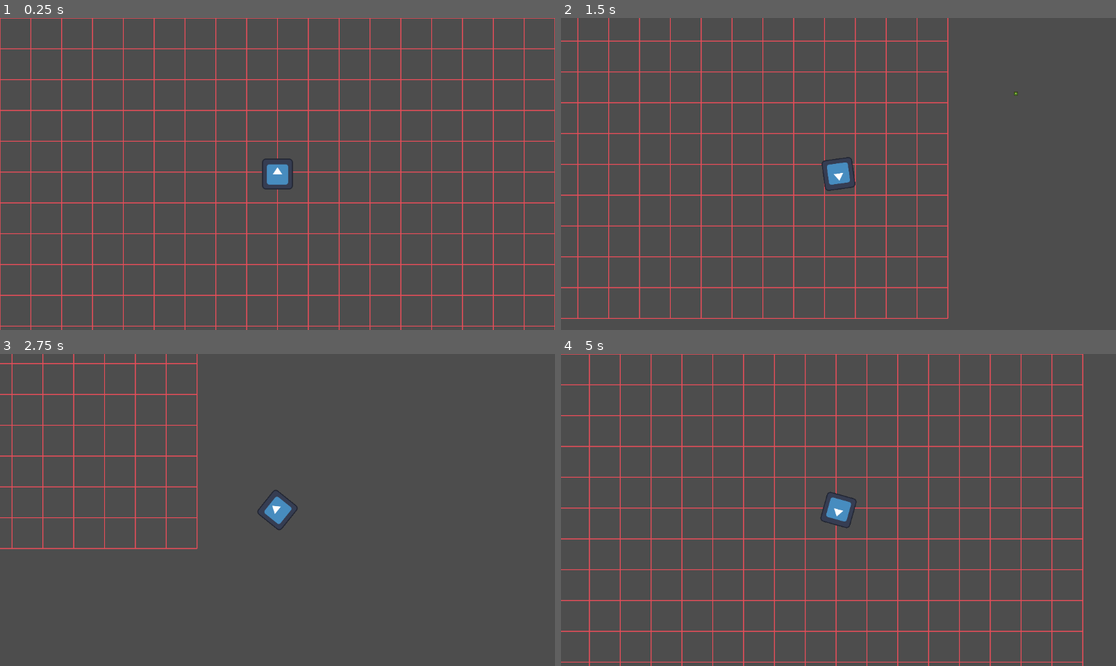
Above: before the commit, frames 1-4 (two rows, left to right).
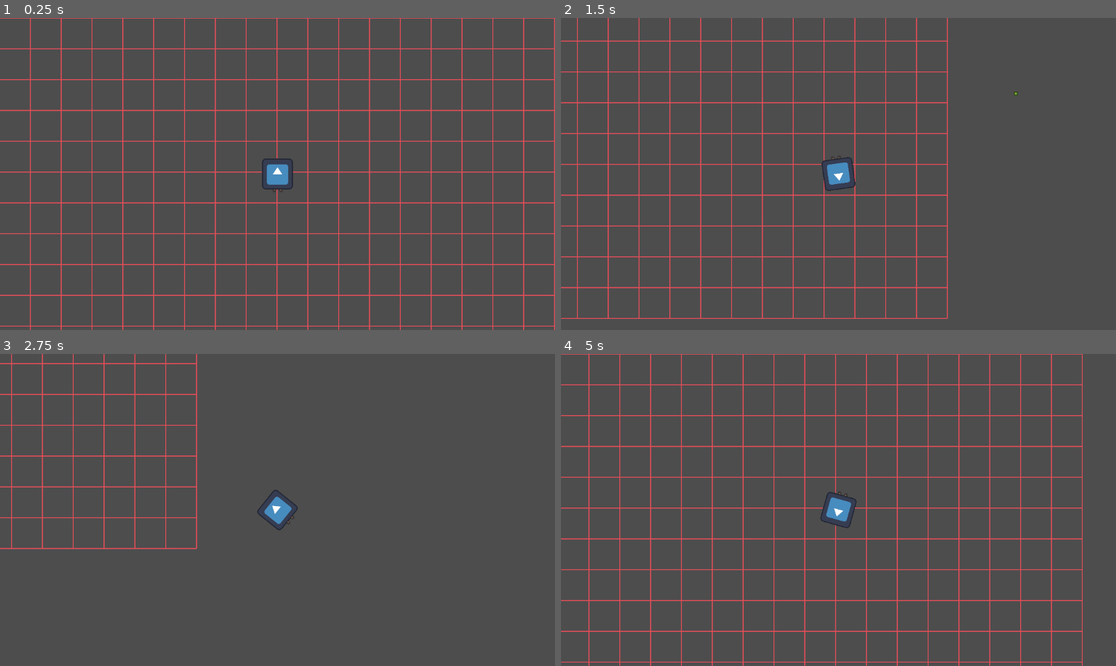
Above: after the commit, the same moments.

Repository: haochl5/legions-expedition-godot
Game: Godot game, scene res://scenes/World.tscn
The game is run twice, just before and just after one commit, with the same random seed, the same clock (stepped at 60 frames per second) and the same inputs. The engine's default icon, where the game draws it, is replaced by a stand-in: a white triangle on a blue panel in a dark square.
Inputs (mouse positions are in pixels of both pictures, inside the frame that each line leads up to):
- Up to frame 1 (0.25 s): no input
- Up to frame 2 (1.5 s): tap Enter at 0.5 s; move the mouse to (960, 158) at 0.52 s; hold D (move_right) 0.53-1.28 s; tap Space (dash) at 0.6, 1.35 s; click (960, 158) at 0.67 s; move the mouse to (727, 189) at 1.27 s; hold S (move_down) from 1.28 s (still down)
- Up to frame 3 (2.75 s): move the mouse to (333, 441) at 2.02 s; release S (move_down) at 2.03 s; hold D (move_right) from 2.03 s (still down); tap Space (dash) at 2.1 s
- Up to frame 4 (5 s): move the mouse to (810, 572) at 2.77 s; release D (move_right) at 2.78 s; hold W (move_up) 2.78-3.53 s; tap Space (dash) at 2.85, 3.6, 4.35 s; click (810, 572) at 2.92 s; move the mouse to (1005, 556) at 3.52 s; hold A (move_left) from 3.53 s (still down); move the mouse to (672, 463) at 4.27 s

The runs differ from the first frame. In frame 1, 5.1% of the frame differs, in the area x 0-100%, y 0-100%; in frame 2, 3.5%; in frame 3, 1.3%; in frame 4, 4.8%.

Commit message:
AnimatedSprite2D added to Commander node

Diff:
--- a/project.godot
+++ b/project.godot
@@ -8,11 +8,15 @@
 
 config_version=5
 
+[animation]
+
+compatibility/default_parent_skeleton_in_mesh_instance_3d=true
+
 [application]
 
 config/name="Legions Expedition"
 run/main_scene="uid://hkvtnoedc113"
-config/features=PackedStringArray("4.5", "Forward Plus")
+config/features=PackedStringArray("4.6", "Forward Plus")
 config/icon="res://icon.svg"
 
 [autoload]
--- a/scenes/Commander.tscn
+++ b/scenes/Commander.tscn
@@ -1,20 +1,82 @@
-[gd_scene load_steps=4 format=3 uid="uid://c4hnjbti1u5md"]
+[gd_scene format=3 uid="uid://c4hnjbti1u5md"]
 
 [ext_resource type="Script" uid="uid://dbxm3x0u6vblc" path="res://scripts/Commander.gd" id="1_8r5yp"]
 [ext_resource type="Texture2D" uid="uid://ysf15n2ryn0y" path="res://icon.svg" id="2_4iiit"]
+[ext_resource type="Texture2D" uid="uid://dbw3fdr1dxa8n" path="res://assets/character/temp_sprite_character.png" id="2_eunaa"]
+
+[sub_resource type="AtlasTexture" id="AtlasTexture_u2daa"]
+atlas = ExtResource("2_eunaa")
+region = Rect2(0, 0, 64, 97)
+
+[sub_resource type="AtlasTexture" id="AtlasTexture_tqcja"]
+atlas = ExtResource("2_eunaa")
+region = Rect2(64, 0, 64, 97)
+
+[sub_resource type="AtlasTexture" id="AtlasTexture_2oagx"]
+atlas = ExtResource("2_eunaa")
+region = Rect2(0, 0, 64, 97)
+
+[sub_resource type="AtlasTexture" id="AtlasTexture_dos7x"]
+atlas = ExtResource("2_eunaa")
+region = Rect2(64, 0, 64, 97)
+
+[sub_resource type="AtlasTexture" id="AtlasTexture_d4t5a"]
+atlas = ExtResource("2_eunaa")
+region = Rect2(128, 0, 64, 97)
+
+[sub_resource type="AtlasTexture" id="AtlasTexture_xyrno"]
+atlas = ExtResource("2_eunaa")
+region = Rect2(192, 0, 64, 97)
+
+[sub_resource type="AtlasTexture" id="AtlasTexture_5qlpd"]
+atlas = ExtResource("2_eunaa")
+region = Rect2(256, 0, 64, 97)
+
+[sub_resource type="SpriteFrames" id="SpriteFrames_svqad"]
+animations = [{
+"frames": [{
+"duration": 1.0,
+"texture": SubResource("AtlasTexture_u2daa")
+}, {
+"duration": 1.0,
+"texture": SubResource("AtlasTexture_tqcja")
+}, {
+"duration": 1.0,
+"texture": SubResource("AtlasTexture_2oagx")
+}, {
+"duration": 1.0,
+"texture": SubResource("AtlasTexture_dos7x")
+}, {
+"duration": 1.0,
+"texture": SubResource("AtlasTexture_d4t5a")
+}, {
+"duration": 1.0,
+"texture": SubResource("AtlasTexture_xyrno")
+}, {
+"duration": 1.0,
+"texture": SubResource("AtlasTexture_5qlpd")
+}],
+"loop": true,
+"name": &"walk",
+"speed": 5.0
+}]
 
 [sub_resource type="CircleShape2D" id="CircleShape2D_fn4fg"]
 radius = 32.0
 
-[node name="Commander" type="CharacterBody2D" groups=["commander"]]
+[node name="Commander" type="CharacterBody2D" unique_id=815952333 groups=["commander"]]
 script = ExtResource("1_8r5yp")
 
-[node name="Sprite2D" type="Sprite2D" parent="."]
+[node name="AnimatedSprite2D" type="AnimatedSprite2D" parent="." unique_id=79082649]
+sprite_frames = SubResource("SpriteFrames_svqad")
+animation = &"walk"
+
+[node name="Sprite2D" type="Sprite2D" parent="." unique_id=1414699508]
 scale = Vector2(0.5, 0.5)
 texture = ExtResource("2_4iiit")
 
-[node name="CollisionShape2D" type="CollisionShape2D" parent="."]
+[node name="CollisionShape2D" type="CollisionShape2D" parent="." unique_id=1954179265]
 position = Vector2(2, -2)
 shape = SubResource("CircleShape2D_fn4fg")
 
-[node name="Camera2D" type="Camera2D" parent="."]
+[node name="Camera2D" type="Camera2D" parent="." unique_id=1024458230]
--- a/scenes/World.tscn
+++ b/scenes/World.tscn
@@ -1,12 +1,12 @@
-[gd_scene load_steps=3 format=3 uid="uid://hkvtnoedc113"]
+[gd_scene format=3 uid="uid://hkvtnoedc113"]
 
 [ext_resource type="PackedScene" uid="uid://c4hnjbti1u5md" path="res://scenes/Commander.tscn" id="2_7g83o"]
 [ext_resource type="Script" uid="uid://dblgcfbmsn2rj" path="res://scripts/GridBackground.gd" id="2_32lhk"]
 
-[node name="World" type="Node2D"]
+[node name="World" type="Node2D" unique_id=1975466494]
 
-[node name="GridBackground" type="Node2D" parent="."]
+[node name="GridBackground" type="Node2D" parent="." unique_id=1980680501]
 script = ExtResource("2_32lhk")
 
-[node name="Commander" parent="." instance=ExtResource("2_7g83o")]
-position = Vector2(576, 324)
+[node name="Commander" parent="." unique_id=2125948654 instance=ExtResource("2_7g83o")]
+position = Vector2(577, 324)
Binary file added: assets/character/temp_sprite_character.png
Not shown, added: assets/character/temp_sprite_character.png.import
